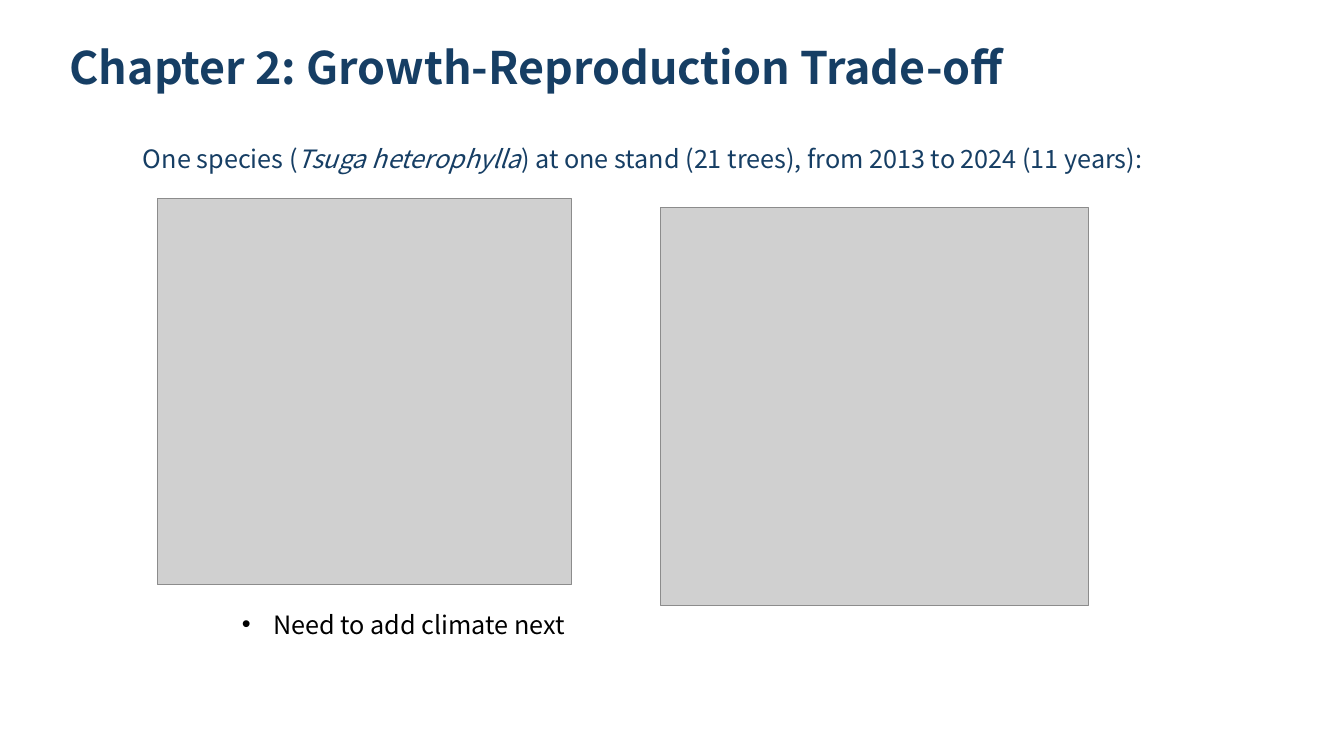
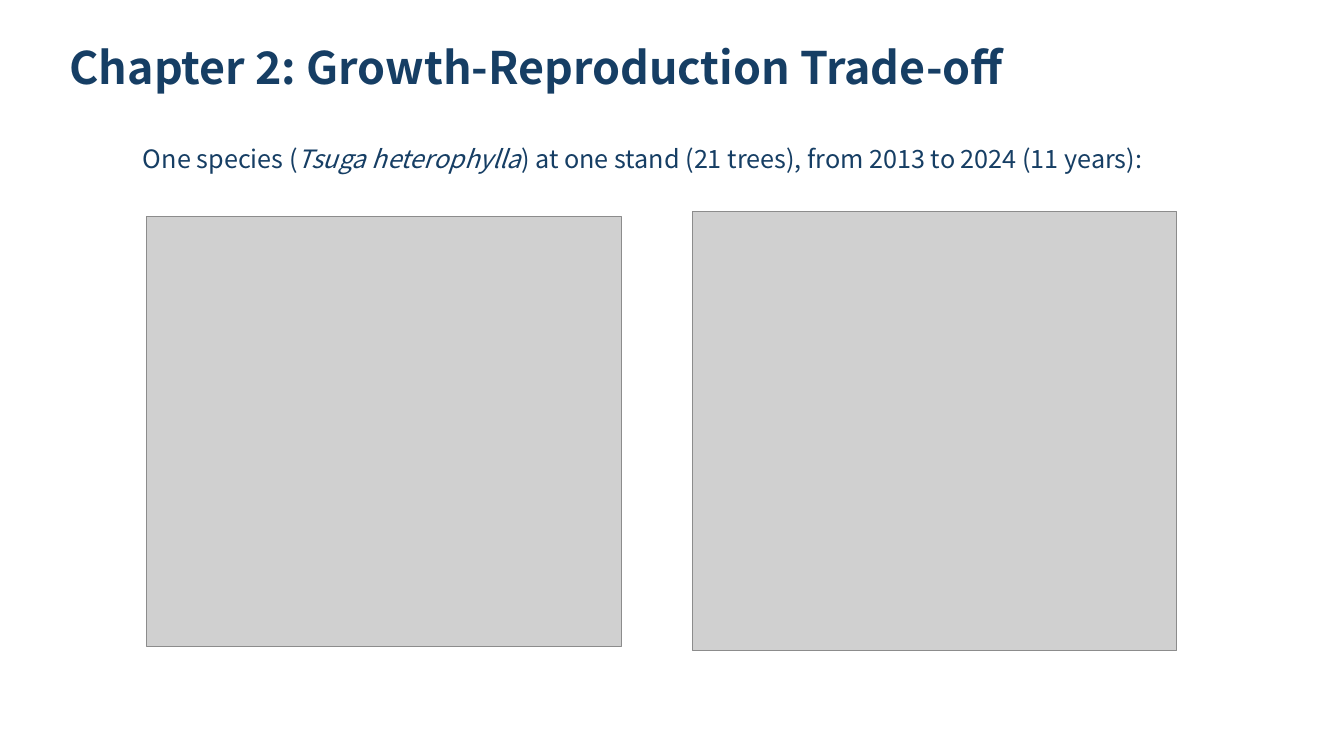
Before and after one commit to wangxm-forest/PhD, a slide deck: slide 23 of committee/secondCommitteeMeeting.pptx (slide 19 before the commit). Drawn at 1344x756 pixels with LibreOffice and Linux fonts; fonts in the diff are those of the drawing; grey boxes stand for pictures; background and template pictures are left out. Boxes give left, top, right and bottom in pixels: in the first picture for what was removed or moved away, otherwise in the second. Text is boxed around its words. In the diff, an @@ line names an element or a change of style, - is before the commit and + after.

```diff
--- a/committee/secondCommitteeMeeting.pptx
+++ b/committee/secondCommitteeMeeting.pptx
@@ rectangle at [39,41,1306,714]: fill #FFFFFF at 75% opacity to #FFFFFF at 90% opacity @@
@@ picture: place and size @@
-picture at [157,199,573,585]
+picture at [147,216,622,646]
@@ picture: place and size @@
-picture at [660,208,1088,606]
+picture at [693,212,1178,651]
@@ text removed at [273,614,565,635] @@
-• Need to add climate next
```
Also in this commit, not shown: 14 other slides changed, 4 slides added, 1 other file.
